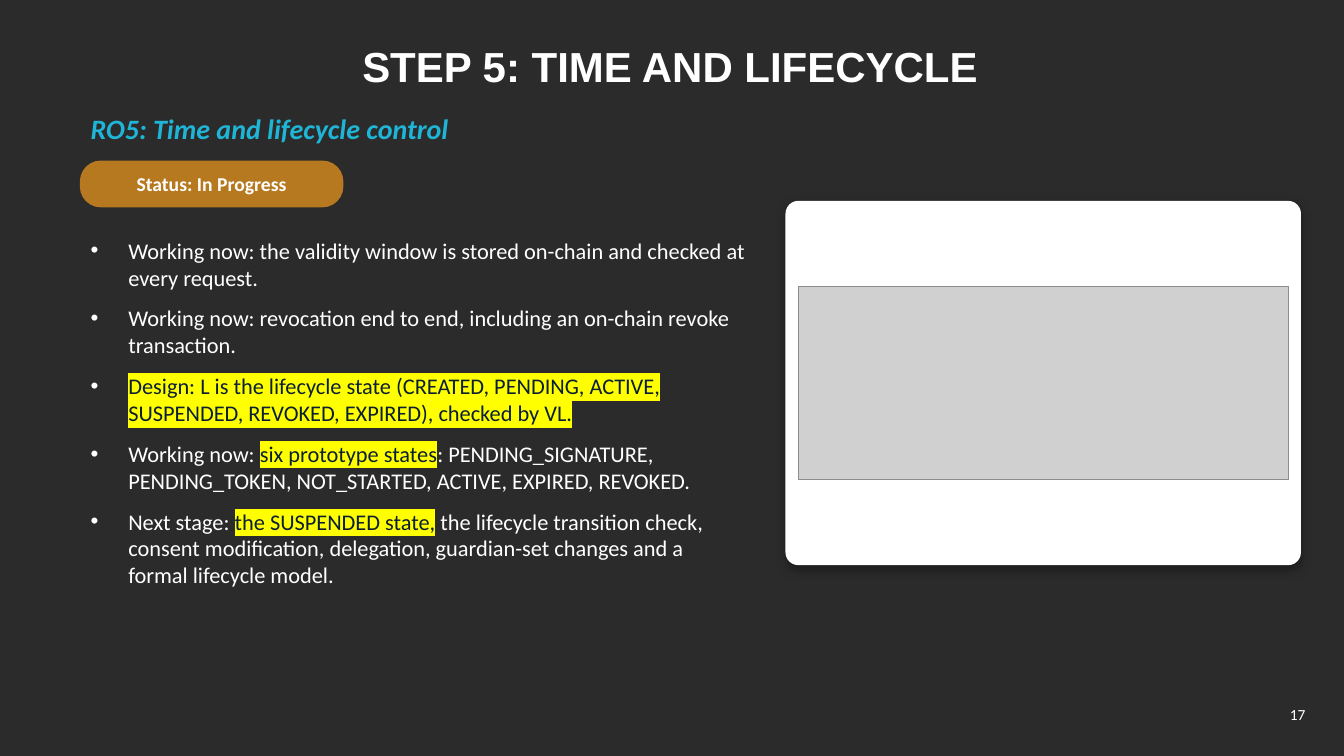
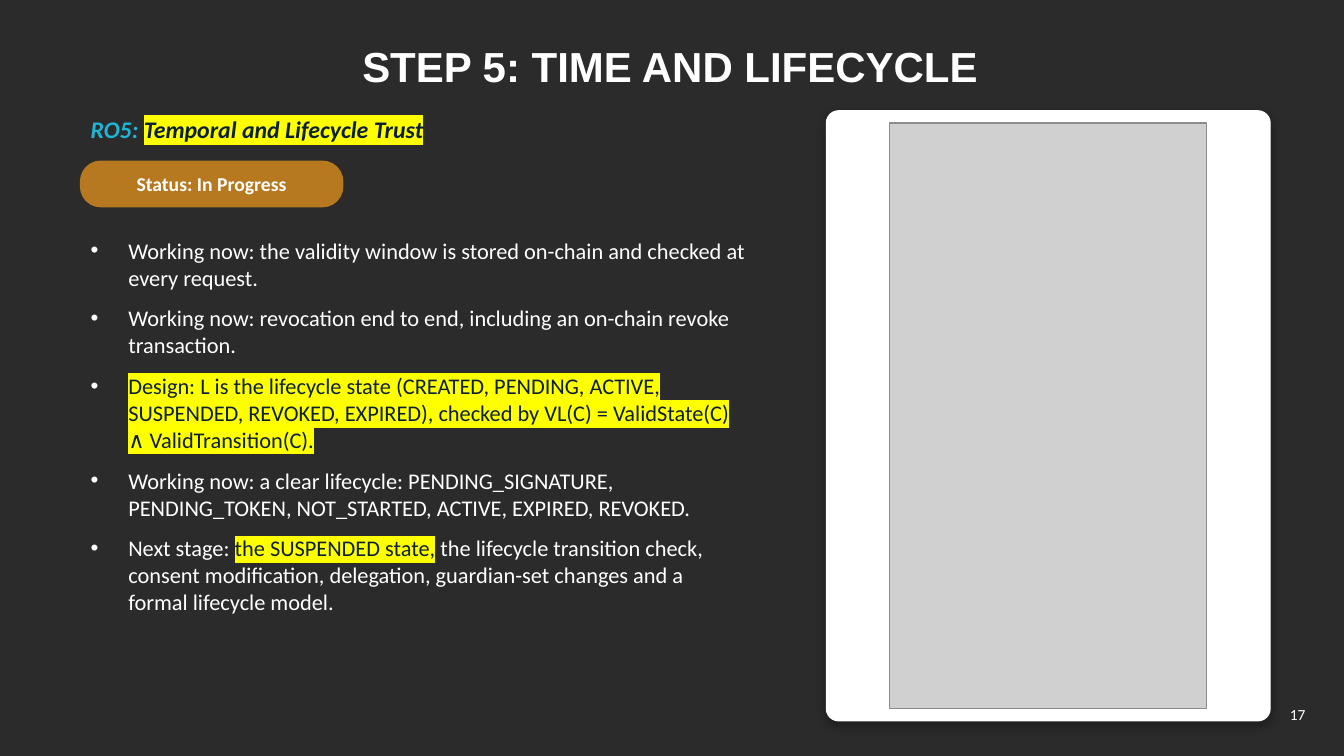
Before and after one commit to yasir12345678900/HealthRWA-Sepolia-Personal-try, a slide deck: slide 17 of docs/Yasir_Candidature_Reassessment_Slides_Simple_YELLOW_changes.pptx. Drawn at 1344x756 pixels with LibreOffice and Linux fonts; fonts in the diff are those of the drawing; grey boxes stand for pictures; background and template pictures are left out; a plain dark background stands for a picture behind light text. Boxes give left, top, right and bottom in pixels: in the first picture for what was removed or moved away, otherwise in the second. Text is boxed around its words. In the diff, an @@ line names an element or a change of style, - is before the commit and + after.

```diff
--- a/docs/Yasir_Candidature_Reassessment_Slides_Simple_YELLOW_changes.pptx
+++ b/docs/Yasir_Candidature_Reassessment_Slides_Simple_YELLOW_changes.pptx
@@ rounded rectangle: place and size @@
-rounded rectangle at (786,202,1301,565)
+rounded rectangle at (827,111,1270,721)
@@ rounded rectangle at (827,111,1270,721): proportions changed @@
@@ text at (91,121,423,142): text changed; size 20 to 17 pt; text colour #1FB5D6 to #0B1F33 @@
-RO5: Time and lifecycle control
+RO5: Temporal and Lifecycle Trust
@@ picture: place and size @@
-picture at (799,287,1289,480)
+picture at (890,123,1208,709)
@@ text at (128,378,729,519): text changed @@
-• Design: L is the lifecycle state (CREATED, PENDING, ACTIVE, SUSPENDED, REVOKED, EXPIRED), checked by VL.
-• Working now: six prototype states: PENDING_SIGNATURE, PENDING_TOKEN, NOT_STARTED, ACTIVE, EXPIRED, REVOKED.
+• Design: L is the lifecycle state (CREATED, PENDING, ACTIVE, SUSPENDED, REVOKED, EXPIRED), checked by VL(C) = ValidState(C) ∧ ValidTransition(C).
+• Working now: a clear lifecycle: PENDING_SIGNATURE, PENDING_TOKEN, NOT_STARTED, ACTIVE, EXPIRED, REVOKED.
```
Also in this commit, not shown: 26 other slides changed, 2 slides added, 7 slides removed, 3 other files.
